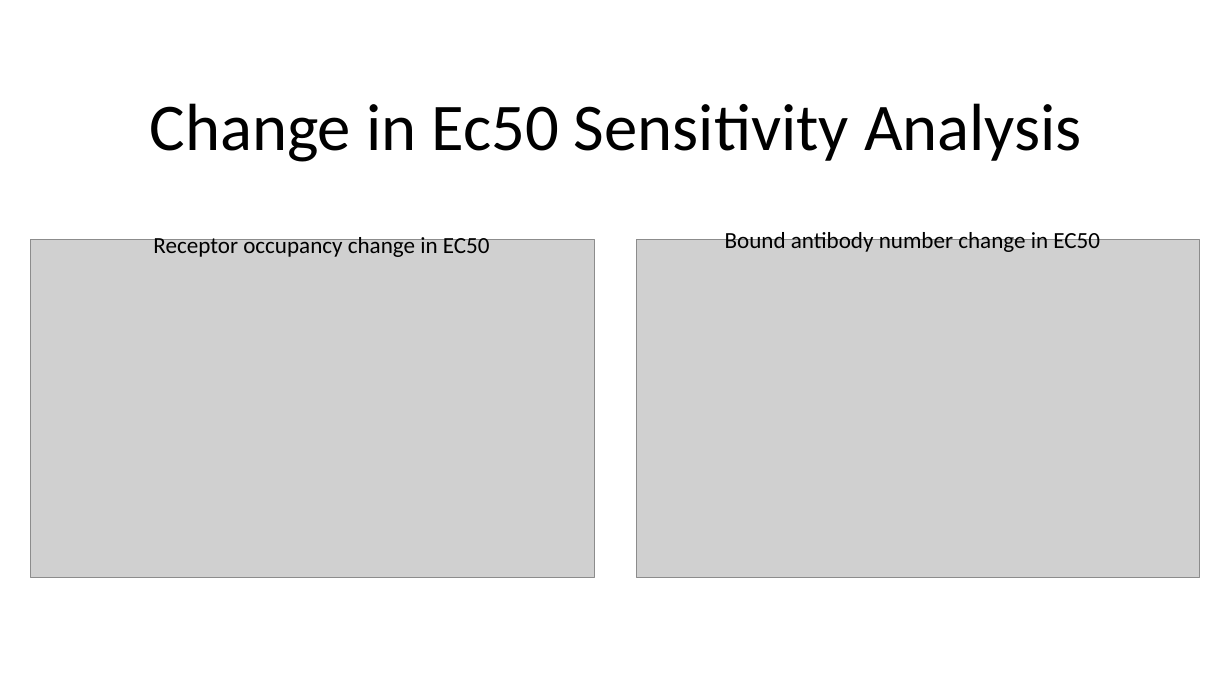
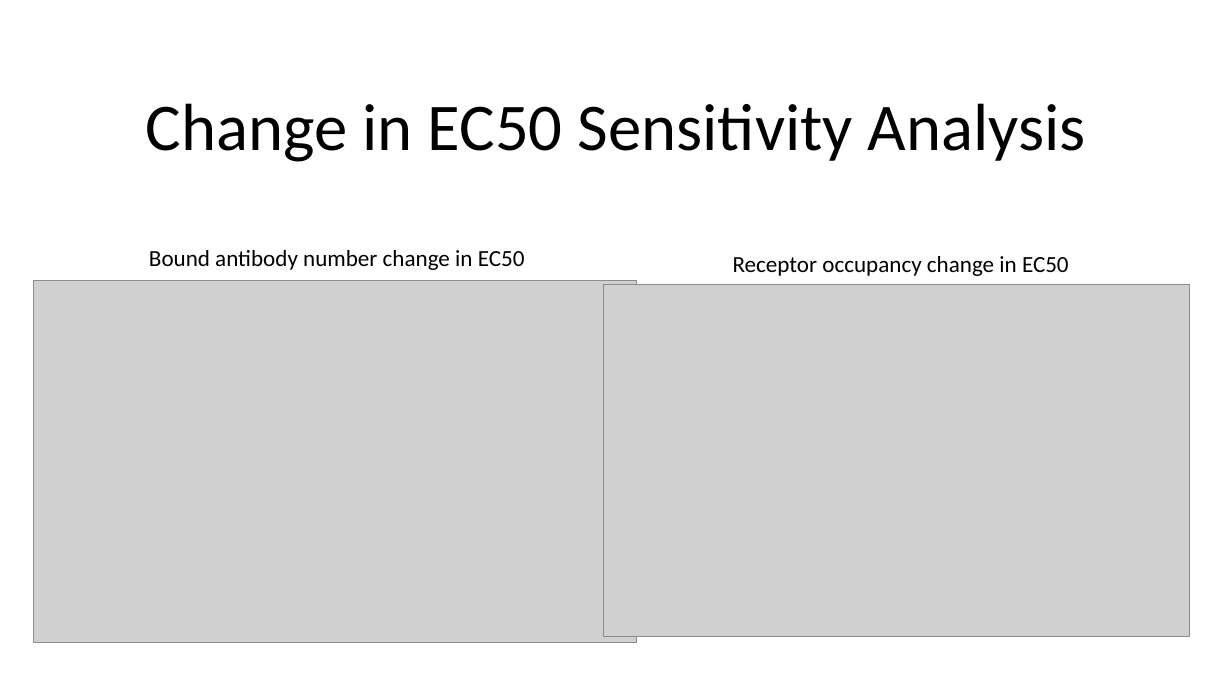
Before and after one commit to lukedtc/ADCC-Project, a slide deck: slide 8 of Presentations/Avidity investigation.pptx. Drawn at 1232x693 pixels with LibreOffice and Linux fonts; fonts in the diff are those of the drawing; grey boxes stand for pictures. Boxes give left, top, right and bottom in pixels: in the first picture for what was removed or moved away, otherwise in the second. Text is boxed around its words. In the diff, an @@ line names an element or a change of style, - is before the commit and + after.

```diff
--- a/Presentations/Avidity investigation.pptx
+++ b/Presentations/Avidity investigation.pptx
@@ title at [146,103,1086,162]: text changed @@
-Change in Ec50 Sensitivity Analysis
+Change in EC50 Sensitivity Analysis
@@ text "Bound antibody number change in ..." rewrapped from [725,228,1100,252] to [149,250,525,270] @@
@@ text "Receptor occupancy change in EC50": place and size @@
-text "Receptor occupancy change in EC50" at [153,234,490,257]
+text "Receptor occupancy change in EC50" at [733,256,1069,276]
@@ picture: place and size @@
-picture at [31,239,595,578]
+picture at [34,281,638,643]
@@ picture: place and size @@
-picture at [636,239,1200,578]
+picture at [604,285,1190,637]
```
Also in this commit, not shown: 1 other slide changed, 3 slides added, 1 slide removed, 25 other files.
